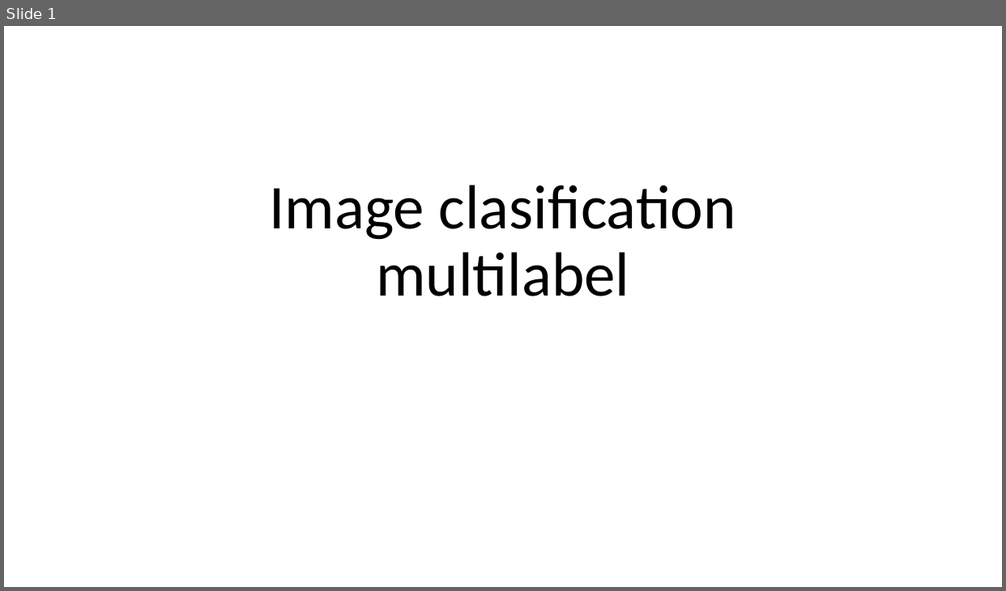
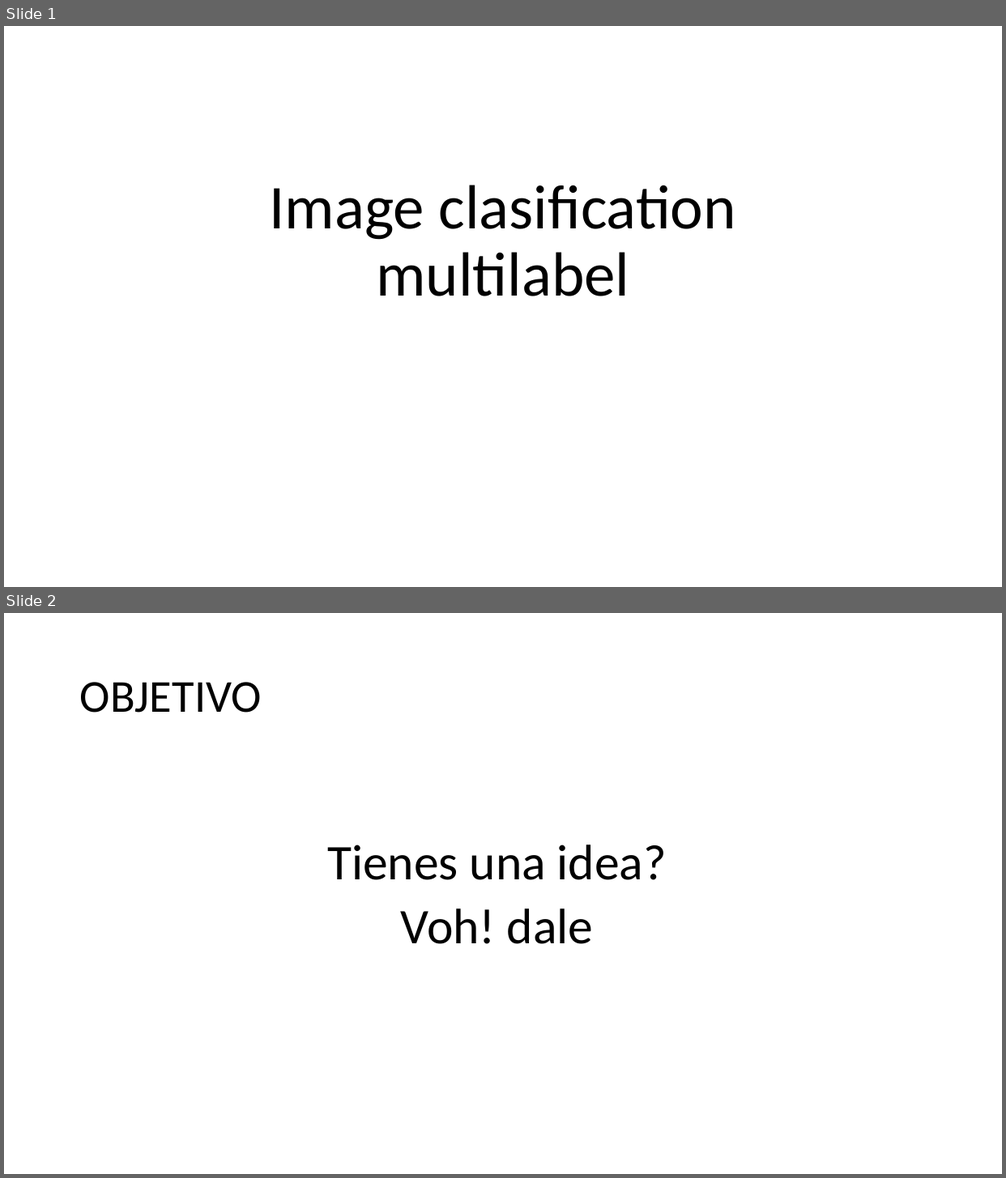
Before and after one commit to jamp00/Image-Clasification, a slide deck: Image clasification multilabel.pptx. Shown one above the other, each under a label of ours: slide 1 before the commit, slides 1 and 2 after it. The pictures are 1006x591 and 1006x1178 pixels, drawn with LibreOffice and Linux fonts; fonts in the diff are those of the drawing; background and template pictures are left out. Boxes give left, top, right and bottom in pixels: in the first picture for what was removed or moved away, otherwise in the second. Text is boxed around its words. In the diff, an @@ line names an element or a change of style, - is before the commit and + after.

```diff
--- a/Image clasification multilabel.pptx
+++ b/Image clasification multilabel.pptx
@@ slide 2 added at (4,613,1002,1174), background picture (left out) @@
@@ title added at (80,682,262,713), 44 pt, text #000000 @@
+OBJETIVO
@@ text added at (327,845,667,944), 48 pt, text #000000 @@
+Tienes una idea?
+Voh! dale
```
Also in this commit, not shown: 4 slides changed, 3 other slides added, 1 slide removed.
